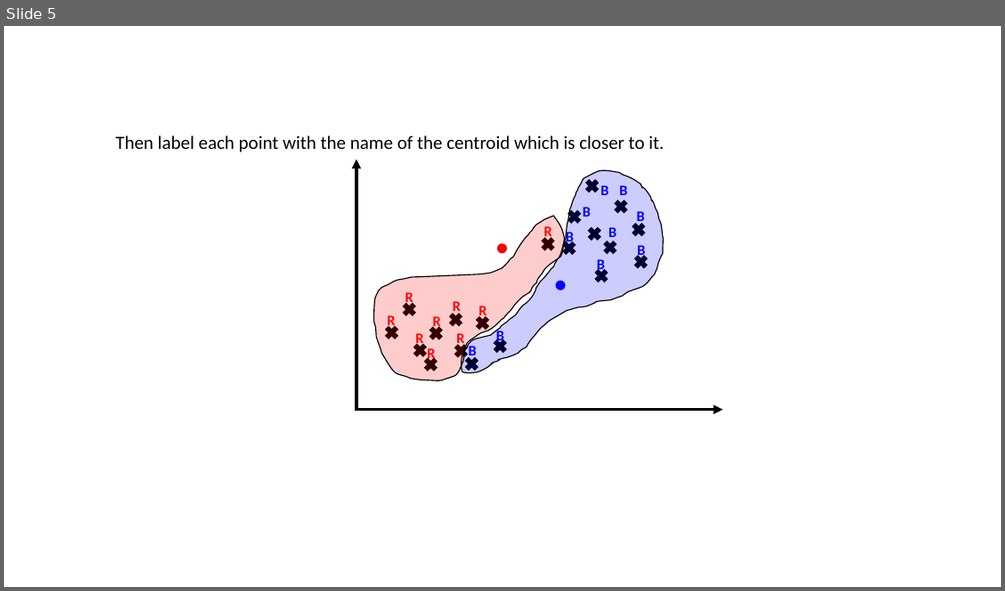
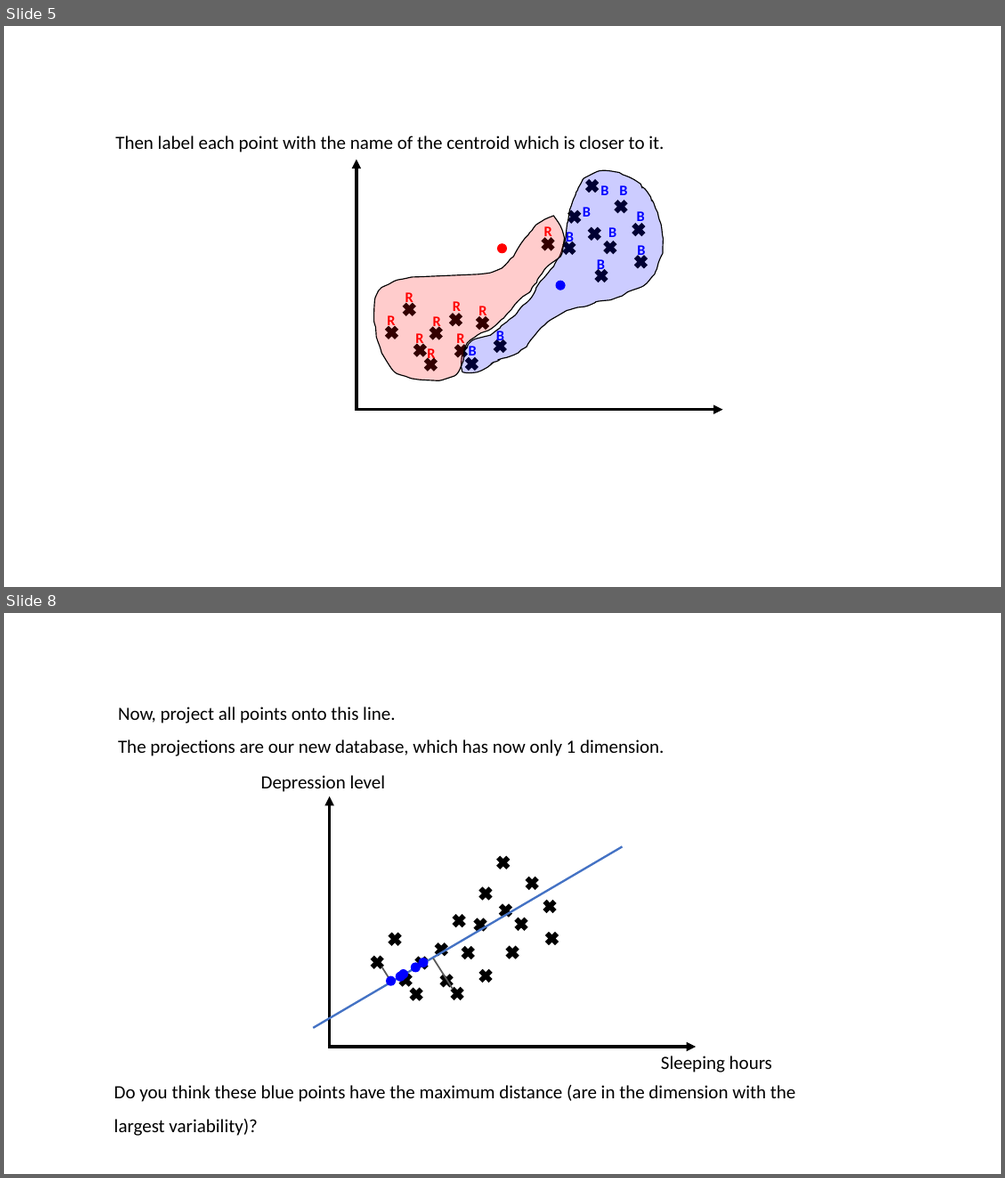
Before and after one commit to Asieh-Daneshi/MachineLearningMaterial, a slide deck: S5_Session5.pptx. Shown one above the other, each under a label of ours: slide 5 before the commit, slides 5 and 8 after it; the slides between them are not shown. The pictures are 1005x591 and 1005x1178 pixels, drawn with LibreOffice and Linux fonts; fonts in the diff are those of the drawing. Boxes give left, top, right and bottom in pixels: in the first picture for what was removed or moved away, otherwise in the second. Text is boxed around its words. In the diff, an @@ line names an element or a change of style, - is before the commit and + after.

```diff
--- a/S5_Session5.pptx
+++ b/S5_Session5.pptx
@@ slide 8 added at [4,613,1001,1174], background #FFFFFF @@
@@ text added at [118,706,663,756], 18 pt, text #000000 @@
+Now, project all points onto this line.
+The projections are our new database, which has now only 1 dimension.
@@ text added at [261,775,386,792], 18 pt, text #000000 @@
+Depression level
@@ arrow added from (329, 1046) to (329, 796), #000000 3 pt @@
@@ line added from (313, 1028) to (623, 846), #4472C4 2 pt @@
@@ cross added at [494,854,512,872], fill #000000, outline #000000 1 pt @@
@@ cross added at [523,874,541,892], fill #000000, outline #000000 1 pt @@
@@ cross added at [477,884,494,902], fill #000000, outline #000000 1 pt @@
@@ cross added at [497,901,515,919], fill #000000, outline #000000 1 pt @@
@@ cross added at [541,897,558,915], fill #000000, outline #000000 1 pt @@
@@ cross added at [451,912,469,930], fill #000000, outline #000000 1 pt @@
@@ cross added at [471,916,489,933], fill #000000, outline #000000 1 pt @@
@@ cross added at [512,915,531,933], fill #000000, outline #000000 1 pt @@
@@ cross added at [543,929,561,948], fill #000000, outline #000000 1 pt @@
@@ cross added at [413,954,431,972], fill #000000, outline #000000 1 pt @@
@@ ellipse added at [419,957,428,966], fill #0000FF, outline #0000FF 1 pt @@
@@ line added from (453, 989) to (433, 958), #595959 1.5 pt @@
@@ cross added at [460,943,477,962], fill #000000, outline #000000 1 pt @@
@@ cross added at [503,943,521,962], fill #000000, outline #000000 1 pt @@
@@ line added from (381, 966) to (391, 981), #595959 1.5 pt @@
@@ ellipse added at [386,976,395,985], fill #0000FF, outline #0000FF 1 pt @@
@@ ellipse added at [396,972,404,981], fill #0000FF, outline #0000FF 1 pt @@
@@ ellipse added at [399,970,408,979], fill #0000FF, outline #0000FF 1 pt @@
@@ cross added at [408,985,426,1004], fill #000000, outline #000000 1 pt @@
@@ ellipse added at [412,963,421,972], fill #0000FF, outline #0000FF 1 pt @@
@@ group added at [368,930,455,989]: 5 crosses @@
@@ cross added at [448,985,466,1003], fill #000000, outline #000000 1 pt @@
@@ cross added at [477,966,494,985], fill #000000, outline #000000 1 pt @@
@@ arrow added from (328, 1046) to (696, 1046), #000000 3 pt @@
@@ text added at [661,1055,772,1072], 18 pt, text #000000 @@
+Sleeping hours
@@ text added at [114,1085,795,1135], 18 pt, text #000000 @@
+Do you think these blue points have the maximum distance (are in the dimension with the largest variability)?
```
Also in this commit, not shown: 2 slides changed, 2 other slides added.
